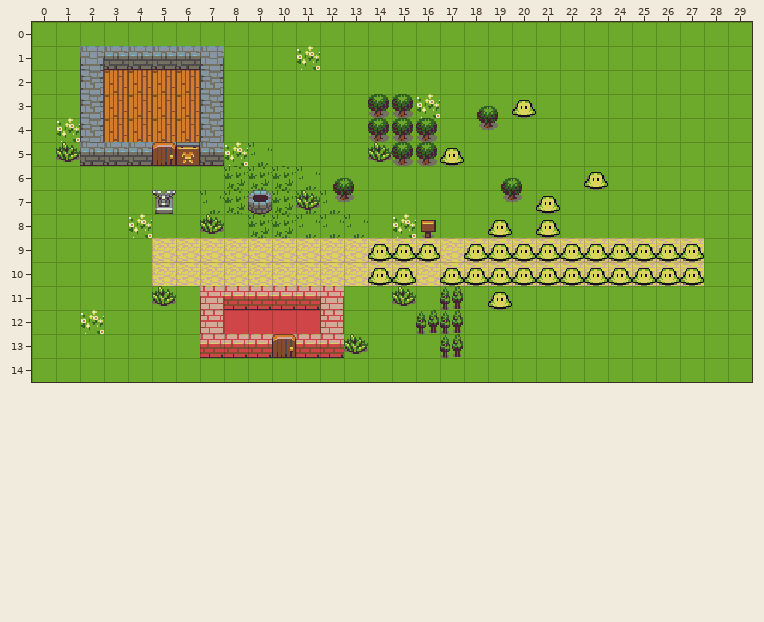
Tiled map (JSON), stored at assets/tilemaps/map.json. The picture above was drawn from the file before the commit.
Cells are 16x16 px. Shown: x 0..29, y 0..14.
Once edited:
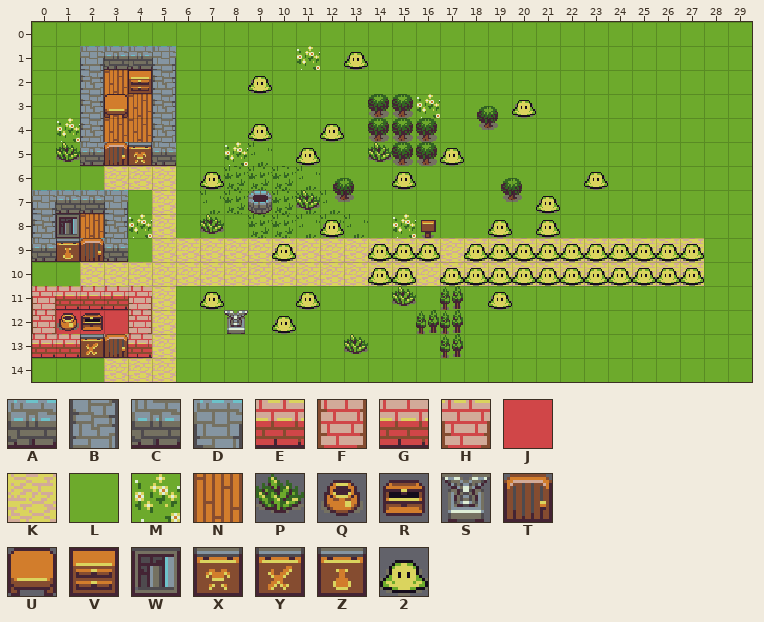
Key: from "basictiles": A 0, B 1, C 2, D 3, E 4, F 5, G 6, H 7, J 9, K 10, L 11, M 12, N 16, P 20, Q 27, R 35, S 47, T 48, U 54, V 55, W 57, X 70, Y 78, Z 79; from "characters": 2 49.
_ is an empty cell, # one hidden under a higher layer.
Objects are placed by their top-left corner, in cells (3,4 is the top-left corner of cell 3,4); size is 1x1 cell unless given.
Message: More slime anims
Changes in this commit:
Layer "world":
y 1: x 5..7 AAD -> DLL
y 2..4: x 5..7 NNB -> BLL
y 5: x 5..7 A#C -> CLL
y 6: x 3..5 LLL -> KKK
y 7: x 0..3 LLLL -> DAAD; x 5 L -> K
y 8: x 0..3 LLLL -> BWNB; x 5 L -> K
y 9: x 0..3 LLLL -> C#AC
y 10: x 2..4 LLL -> KKK
y 11: x 0..5 LLLLLL -> HEEEHK; x 7..12 HEEEEH -> LLLLLL
y 12: x 0..5 LLMLLL -> FJJJFK; x 7..12 FJJJJF -> LLLLLL
y 13: x 0..5 LLLLLL -> GE#EGK; x 7..12 GEEEEG -> LLLLLL
y 14: x 3..5 LLL -> KKK
Layer "world2":
y 2: x 4 _ -> V
y 3: x 3 _ -> U
y 5: x 3..6 __TX -> TX__
y 7: x 5 S -> _
y 9: x 1..2 __ -> ZT
y 11: x 5 P -> _
y 12: x 1..2 __ -> QR; x 8 _ -> S
y 13: x 2..3 __ -> YT; x 10 T -> _
Layer "enemies":
added: 2 at 13,1
added: 2 at 9,2
added: 2 at 9,4
added: 2 at 12,4
added: 2 at 11,5
added: 2 at 7,6
added: 2 at 15,6
added: 2 at 12,8
added: 2 at 10,9
added: 2 at 7,11
added: 2 at 11,11
added: 2 at 10,12
Changed places in both pictures, as pixel boxes (x1, y1, x2, y2):
changed: (32, 46, 344, 382)
added: (344, 52, 368, 70)
added: (392, 172, 416, 190)
